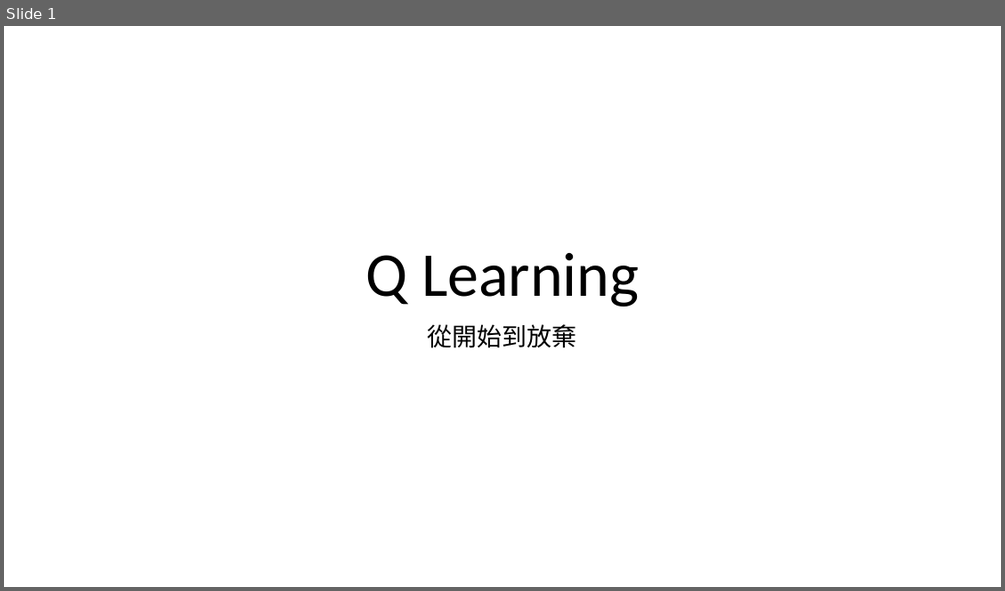
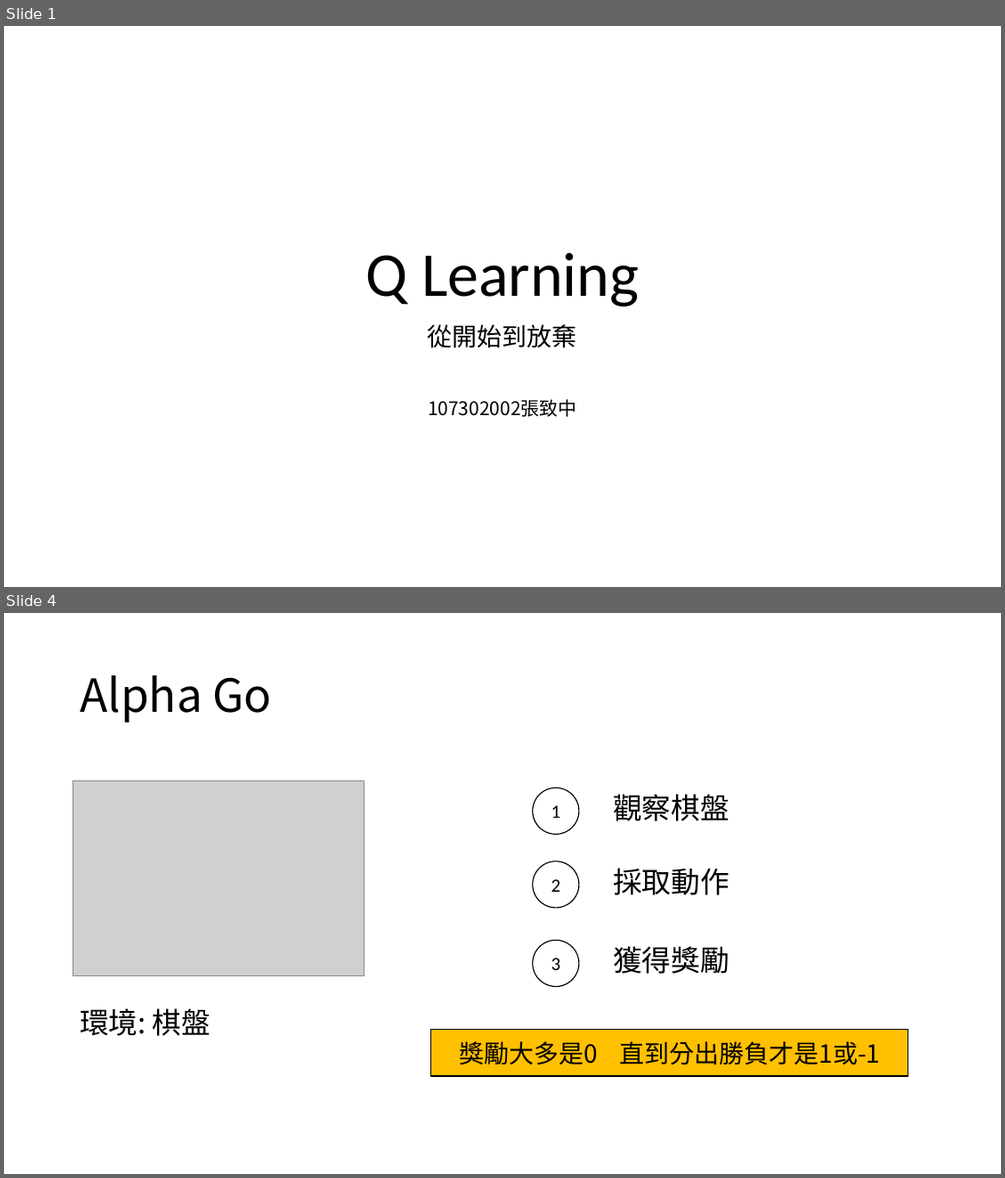
Before and after one commit to 312707047/Dino-Run-with-Rainbow-DQN, a slide deck: 107302002.pptx. Shown one above the other, each under a label of ours: slide 1 before the commit, slides 1 and 4 after it; the slides between them are not shown. The pictures are 1005x591 and 1005x1178 pixels, drawn with LibreOffice and Linux fonts; fonts in the diff are those of the drawing; grey boxes stand for pictures. Boxes give left, top, right and bottom in pixels: in the first picture for what was removed or moved away, otherwise in the second. Text is boxed around its words. In the diff, an @@ line names an element or a change of style, - is before the commit and + after.

```diff
--- a/107302002.pptx
+++ b/107302002.pptx
@@ slide 4 added at (4,613,1001,1174), background #FFFFFF @@
@@ title added at (80,675,272,722), 44 pt, text #000000 @@
+Alpha Go
@@ picture added at (73,781,364,976) @@
@@ ellipse added at (533,788,579,835), fill #FFFFFF, outline #000000 1 pt, 18 pt, text #000000 @@
+1
@@ text added at (613,794,729,821), 28 pt, text #000000 @@
+觀察棋盤
@@ ellipse added at (533,861,579,908), fill #FFFFFF, outline #000000 1 pt, 18 pt, text #000000 @@
+2
@@ text added at (613,868,729,895), 28 pt, text #000000 @@
+採取動作
@@ ellipse added at (533,940,579,986), fill #FFFFFF, outline #000000 1 pt, 18 pt, text #000000 @@
+3
@@ text added at (613,946,729,973), 28 pt, text #000000 @@
+獲得獎勵
@@ text added at (80,1008,210,1036), 28 pt, text #000000 @@
+環境: 棋盤
@@ rectangle added at (431,1030,908,1076), fill #FFC000, outline #000000 1 pt, 24 pt, text #000000 @@
+獎勵大多是0 直到分出勝負才是1或-1
@@ slide 1 changed as well @@
@@ subtitle at (428,399,577,417): paragraph added @@
+107302002張致中
```
Also in this commit, not shown: 3 other slides added, 17 other files.
